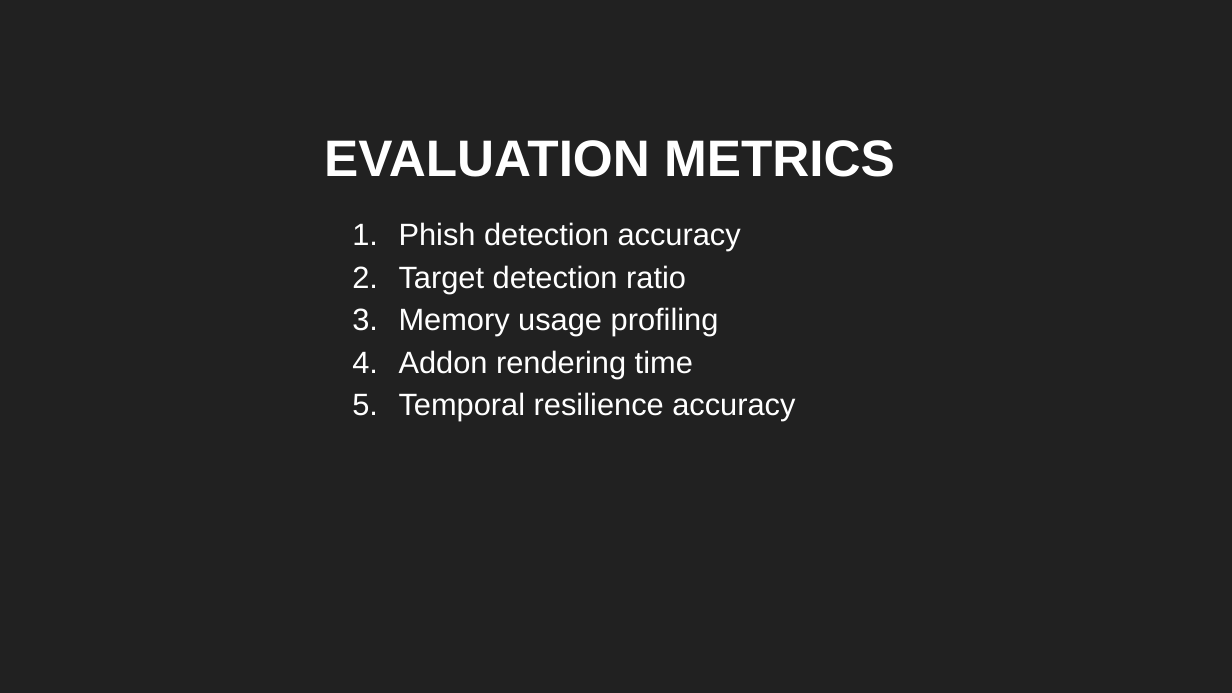
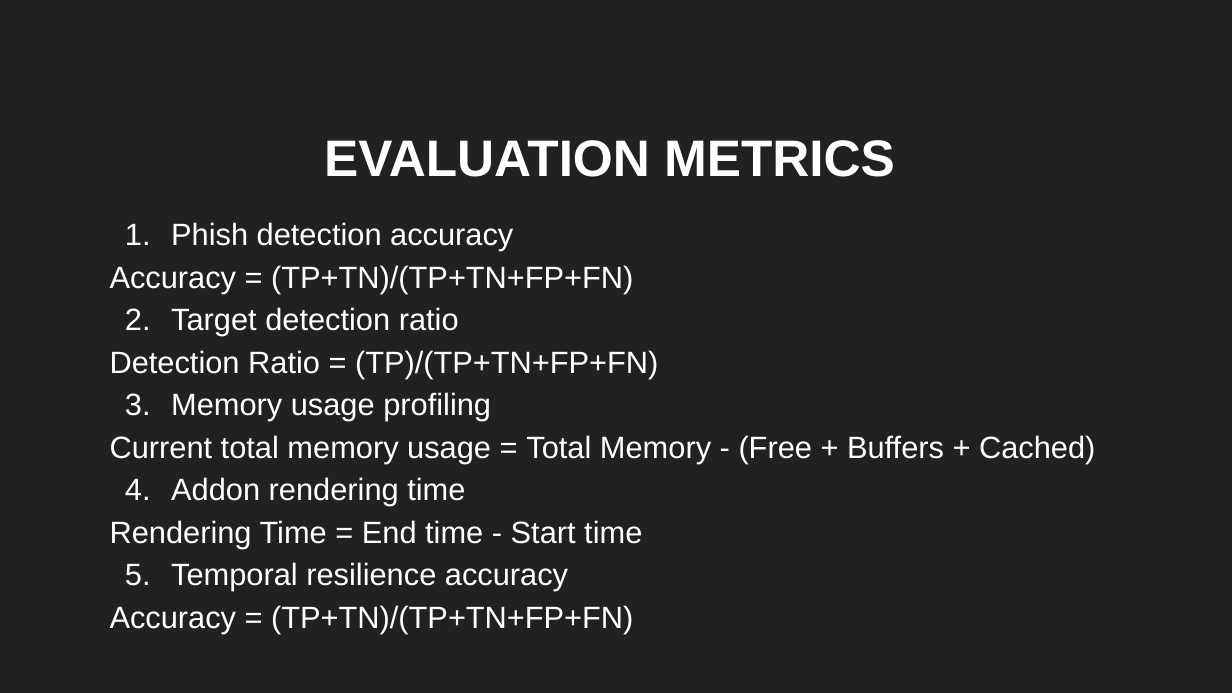
Before and after one commit to sbenstewart/cantina-plus, a slide deck: slide 29 of presentation/first/FYP First.pptx. Drawn at 1232x693 pixels with LibreOffice and Linux fonts; fonts in the diff are those of the drawing. Boxes give left, top, right and bottom in pixels: in the first picture for what was removed or moved away, otherwise in the second. Text is boxed around its words. In the diff, an @@ line names an element or a change of style, - is before the commit and + after.

```diff
--- a/presentation/first/FYP First.pptx
+++ b/presentation/first/FYP First.pptx
@@ subtitle "Phish detection accuracy": place and size @@
-subtitle "Phish detection accuracy" at box(399, 222, 795, 421)
+subtitle "Phish detection accuracy" at box(110, 222, 1095, 633)
@@ subtitle at box(110, 265, 633, 293): paragraph added @@
+Accuracy = (TP+TN)/(TP+TN+FP+FN)
@@ subtitle at box(110, 350, 658, 378): paragraph added @@
+Detection Ratio = (TP)/(TP+TN+FP+FN)
@@ subtitle at box(110, 435, 1095, 463): paragraph added @@
+Current total memory usage = Total Memory - (Free + Buffers + Cached)
@@ subtitle at box(110, 520, 642, 548): paragraph added @@
+Rendering Time = End time - Start time
@@ subtitle at box(110, 605, 633, 633): paragraph added @@
+Accuracy = (TP+TN)/(TP+TN+FP+FN)
```
Also in this commit, not shown: 7 other files.
